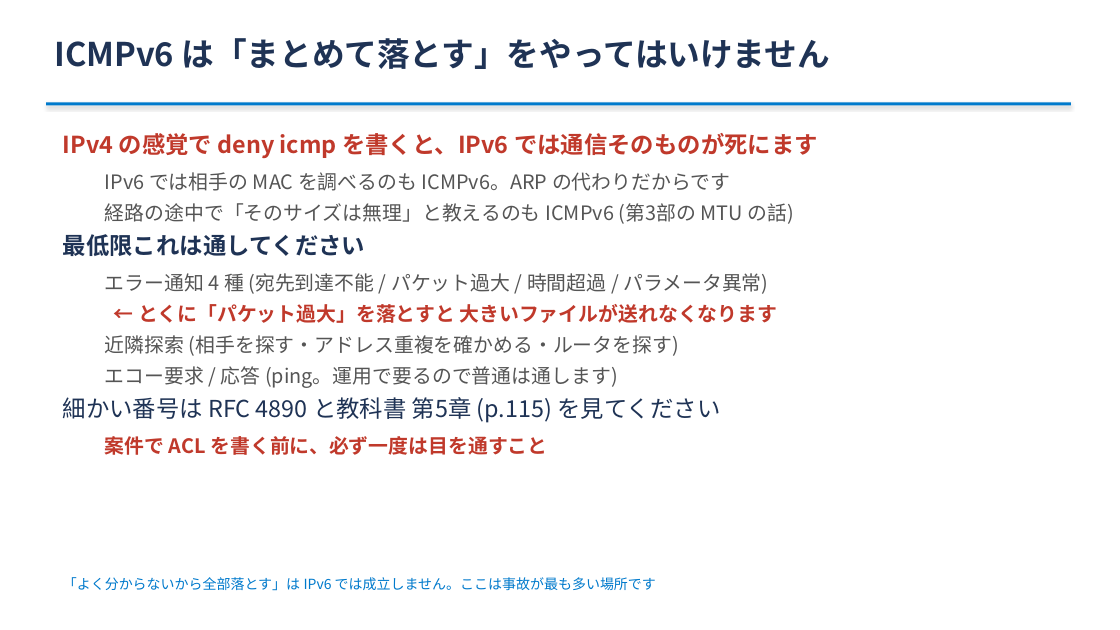
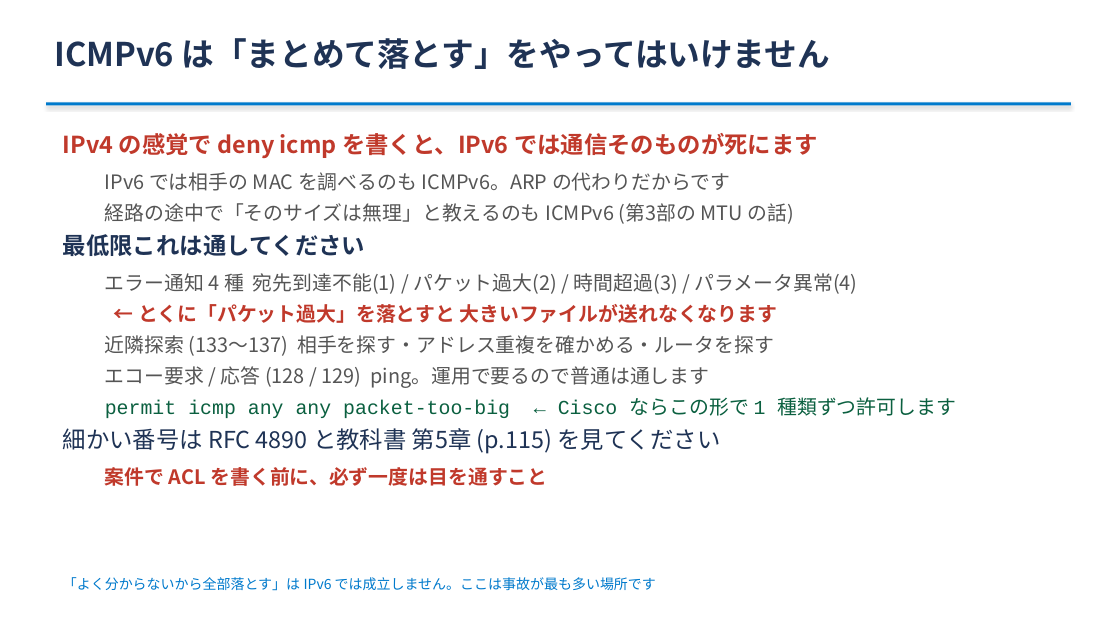
Before and after one commit to ginchankawaii/claude-code-book-template, a slide deck: slide 10 of docs/ipoe-lab/slides/setsumeikai.pptx. Drawn at 1120x630 pixels with LibreOffice and Linux fonts; fonts in the diff are those of the drawing. Boxes give left, top, right and bottom in pixels: in the first picture for what was removed or moved away, otherwise in the second. Text is boxed around its words. In the diff, an @@ line names an element or a change of style, - is before the commit and + after.

```diff
--- a/docs/ipoe-lab/slides/setsumeikai.pptx
+++ b/docs/ipoe-lab/slides/setsumeikai.pptx
@@ text at (x1=105, y1=273, x2=858, y2=294): text changed @@
-  エラー通知 4 種 (宛先到達不能 / パケット過大 / 時間超過 / パラメータ異常)
+  エラー通知 4 種 宛先到達不能(1) / パケット過大(2) / 時間超過(3) / パラメータ異常(4)
@@ text at (x1=105, y1=335, x2=956, y2=418): text changed @@
-  近隣探索 (相手を探す・アドレス重複を確かめる・ルータを探す)
-  エコー要求 / 応答 (ping。運用で要るので普通は通します)
+  近隣探索 (133〜137) 相手を探す・アドレス重複を確かめる・ルータを探す
+  エコー要求 / 応答 (128 / 129) ping。運用で要るので普通は通します
+  permit icmp any any packet-too-big ← Cisco ならこの形で 1 種類ずつ許可します
```
Also in this commit, not shown: 6 other slides changed, 1 slide added, 3 other files.
